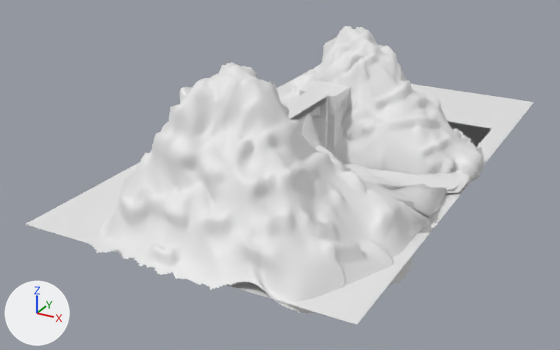
Renders of the Blender file santuario.blend from each side of a commit.
Rendered twice from a 50 mm lens placed at (86.0, -183.5, 81.5), pointed at (-6.7, -15.0, -2.7). Arrows for +X, +Y and +Z are at lower left; the lights stay in place.
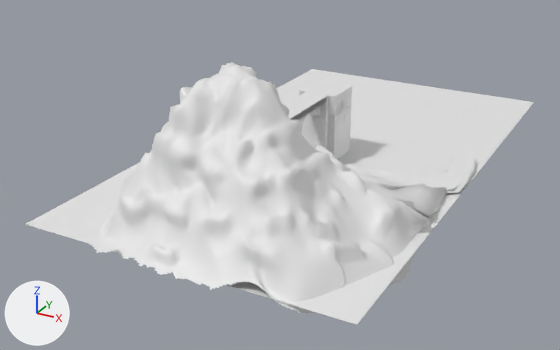
Changed parts and their boxes [x1, y1, x2, y2] in the pictures (560 x 350 px):
'Landscape.002', hidden
    before: [279, 26, 490, 181]

Edits to the bpy script that builds the scene:
```text
Change ob_landscape_002:
    add ob_landscape_002.hide_set(True)
Remove ob_plane_002:
    ob_plane_002 = bpy.data.objects.new('Plane.002', me_plane_005)
    ob_plane_002.location = (5.3, -0.3, 16.4)
    ob_plane_002.rotation_euler = (3.142, 1.571, 0.0)  # degrees (180, 90, 0)
    ob_plane_002.scale = (1.39, 0.223, 1.0)
```
